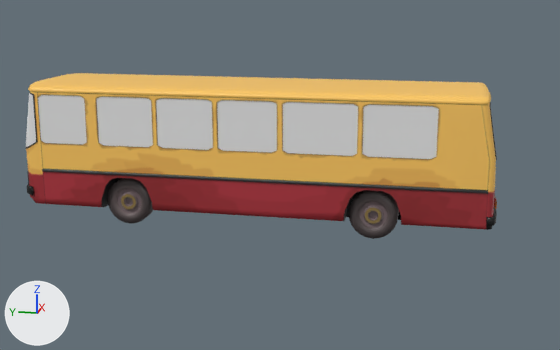
The FBX model Assets/Content/Ikarus Bus/bussy.fbx as it was, and as the next commit left it.
Both versions are drawn from a 50 mm lens placed at (-19.54, -0.78, 5.98), pointed at (0.05, 3.14, 1.09). Every picture has the same lights, and +X, +Y and +Z are marked at lower left. Where no turn or scale is listed for an object, it has been applied to the vertices.

Objects in the first picture: 'bus-hull', 'bus.windows', 'wheel-back-L', 'wheel-front-L'.
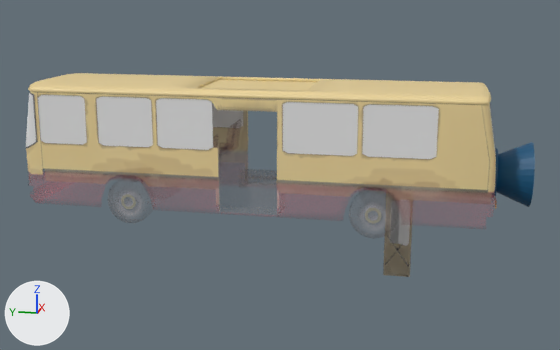
Pixel boxes [x1, y1, x2, y2] of what changed, in the pictures (560 x 350 px; the box of a moved part takes in the faces that stretch with it):
'bus-hull', surface changed, reshaped (orange to beige)
    before: [25, 73, 497, 230]
    after: [26, 73, 496, 211]
'bus.windows', reshaped
    before: [26, 94, 439, 159]
    after: [26, 92, 496, 159]
'Rocket booster', added (blue)
    after: [491, 142, 535, 207]
'wheel-back-L', surface changed
    both: [349, 190, 399, 239]
'wheel-front-L', surface changed
    both: [107, 178, 153, 224]
'Sundoor', now drawn
    after: [201, 80, 316, 91]
'doors-second-windows.003', added
    after: [385, 193, 413, 277]
'bus-walldoor-windows', moved (not visible before)
    after: [398, 198, 410, 246]
'doors-first-windows', moved (not visible before)
    after: [383, 191, 411, 276]
'doors-first-windows.001', moved (not visible before)
    after: [385, 190, 413, 277]
'doors-second-windows', moved (not visible before)
    after: [384, 190, 411, 277]
part 1 of me_cube_011, moved or reshaped
    before: [163, 76, 364, 217]
    after: [163, 76, 364, 211]
part 2 of me_cube_027, deleted
    before: [217, 100, 277, 153]

Patch to the scene script:
```diff
--- a/Assets/Content/Ikarus Bus/bussy.fbx.py
+++ b/Assets/Content/Ikarus Bus/bussy.fbx.py
@@ img_bus_wheels_png @@
-img_bus_wheels_png = load_image('bus-wheels.png', '_unpacked/bus-wheels.png', 512, 512, 'sRGB')
+img_bus_wheels_png = load_image('bus-wheels.png', 'bus-wheels.png', 512, 512, 'Non-Color')
@@ img_bus_body_png @@
-img_bus_body_png = load_image('bus-body.png', '_unpacked/bus-body.png', 2048, 4096, 'sRGB')
+img_bus_body_png = load_image('bus-body.png', 'bus-body.png', 2048, 4096, 'Non-Color')
@@ mat_bus_wheels @@
 n2 = _N.new('ShaderNodeTexImage'); n2.name = 'Image Texture'
 n0 = _N.new('ShaderNodeBsdfPrincipled'); n0.name = 'Principled BSDF'
 n2.image = img_bus_wheels_png
+n3 = _N.new('ShaderNodeTexImage'); n3.name = 'Image Texture.001'
+n3.image = img_bus_wheels_png
 _L.new(n2.outputs[0], n0.inputs[0])  # 'Color' to 'Base Color'
-_L.new(n2.outputs[1], n0.inputs[4])  # 'Alpha' to 'Alpha'
 _L.new(n0.outputs[0], n1.inputs[0])  # 'BSDF' to 'Surface'
+_L.new(n3.outputs[0], n0.inputs[4])  # 'Color' to 'Alpha'
@@ mat_bus_body @@
 n2 = _N.new('ShaderNodeTexImage'); n2.name = 'Image Texture'
 n0 = _N.new('ShaderNodeBsdfPrincipled'); n0.name = 'Principled BSDF'
 n2.image = img_bus_body_png
+n3 = _N.new('ShaderNodeTexImage'); n3.name = 'Image Texture.001'
+n3.image = img_bus_body_png
 _L.new(n2.outputs[0], n0.inputs[0])  # 'Color' to 'Base Color'
-_L.new(n2.outputs[1], n0.inputs[4])  # 'Alpha' to 'Alpha'
 _L.new(n0.outputs[0], n1.inputs[0])  # 'BSDF' to 'Surface'
+_L.new(n3.outputs[0], n0.inputs[4])  # 'Color' to 'Alpha'
@@ me_cube_027 @@
 me_cube_027.from_pydata(...)  # 252 vertices, 228 faces; spans x -1.58..1.58, y -2.23..9.75, z 1.92..3.38
+# me_cube_027 part 2: the loose piece of 16 vertices spanning x -1.55..-1.51, y 2.95..4.42, z 2.11..3.35 is deleted
 me_cube_027.materials.append(mat_bus_windows)
@@ me_cube_011 @@
-me_cube_011.from_pydata(...)  # 2887 vertices, 2847 faces; spans x -1.63..1.63, y -2.33..9.8, z 0.43..3.6
+me_cube_011.from_pydata(...)  # 2859 vertices, 2750 faces; spans x -1.63..1.63, y -2.33..9.8, z 0.43..3.6
+# me_cube_011 part 1: 6 vertices moved from x -1.56..-1.49, y 2.95..4.3, z 3.29..3.35 to x -1.56..-1.49, y 2.95..4.3, z 3.11; 148 vertices removed from x -1.6..1.1, y 2.69..4.68, z 0.64..3.6; 120 vertices added at x -1.6..1.14, y 2.29..5.09, z 0.54..3.6
 me_cube_011.materials.append(mat_bus_body)
@@ ob_doors_first_windows @@
 ob_doors_first_windows = bpy.data.objects.new('doors-first-windows', me_cube_024)
-ob_doors_first_windows.location = (1.53, 7.95, 2.18)
+ob_doors_first_windows.location = (0.14, 0.0, 0.0)
 ob_doors_first_windows.scale = (1.1, 1.1, 1.1)
@@ ob_doors_second_windows @@
 ob_doors_second_windows = bpy.data.objects.new('doors-second-windows', me_cube_025)
-ob_doors_second_windows.location = (1.53, 3.24, 2.18)
+ob_doors_second_windows.location = (0.14, 0.0, 0.0)
 ob_doors_second_windows.scale = (1.1, 1.1, 1.1)
@@ ob_bus_walldoor_windows @@
 ob_bus_walldoor_windows = bpy.data.objects.new('bus-walldoor-windows', me_plane_004)
-ob_bus_walldoor_windows.location = (-0.13, 8.44, 2.55)
+ob_bus_walldoor_windows.location = (0.14, 0.0, 0.0)
@@ ob_doors_first_windows_001 @@
 ob_doors_first_windows_001 = bpy.data.objects.new('doors-first-windows.001', me_cube_005)
-ob_doors_first_windows_001.location = (1.53, 8.74, 2.18)
+ob_doors_first_windows_001.location = (0.14, 0.0, 0.0)
 ob_doors_first_windows_001.scale = (1.1, 1.1, 1.1)
@@ ob_rocket_booster @@
+ob_rocket_booster = bpy.data.objects.new('Rocket booster', me_cone)  # 192 vertices, 162 faces; spans x -0.81..0.81, y -0.64..1.44, z -0.81..0.81; in mat_fire (black #000000), mat_rocket_booster_material (dark blue #005077)
+ob_rocket_booster.location = (0.0, -2.54, 1.41)
@@ ob_doors_second_windows_003 @@
+ob_doors_second_windows_003 = bpy.data.objects.new('doors-second-windows.003', me_cube_010)  # 223 vertices, 156 faces; spans x -0.12..0.03, y -0.36..0.3, z -1.53..0.88; in mat_bus_windows (white #e7e7e7), mat_bus_body_door (picture img_bus_body_door_png)
+ob_doors_second_windows_003.location = (0.14, 0.0, 0.0)
```
